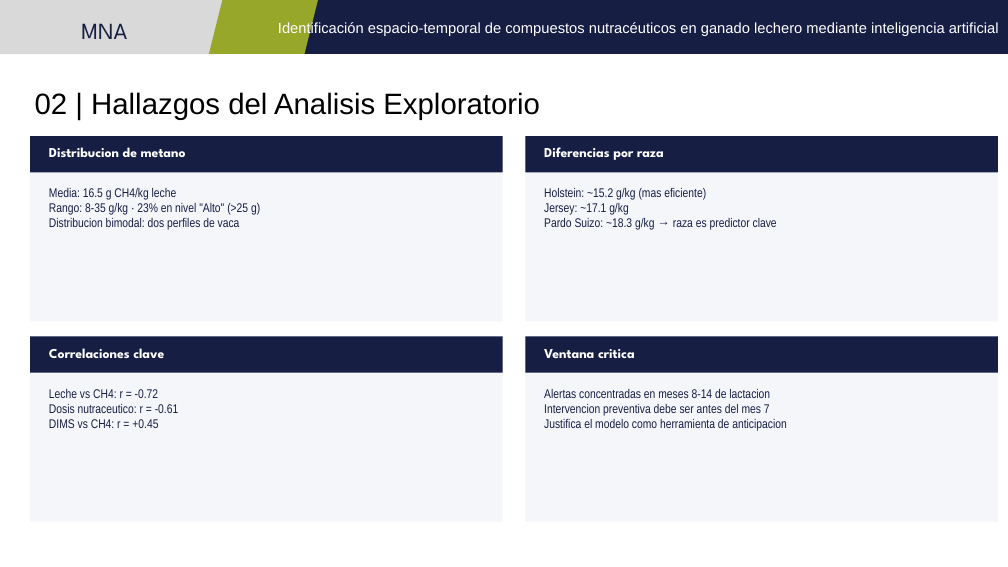
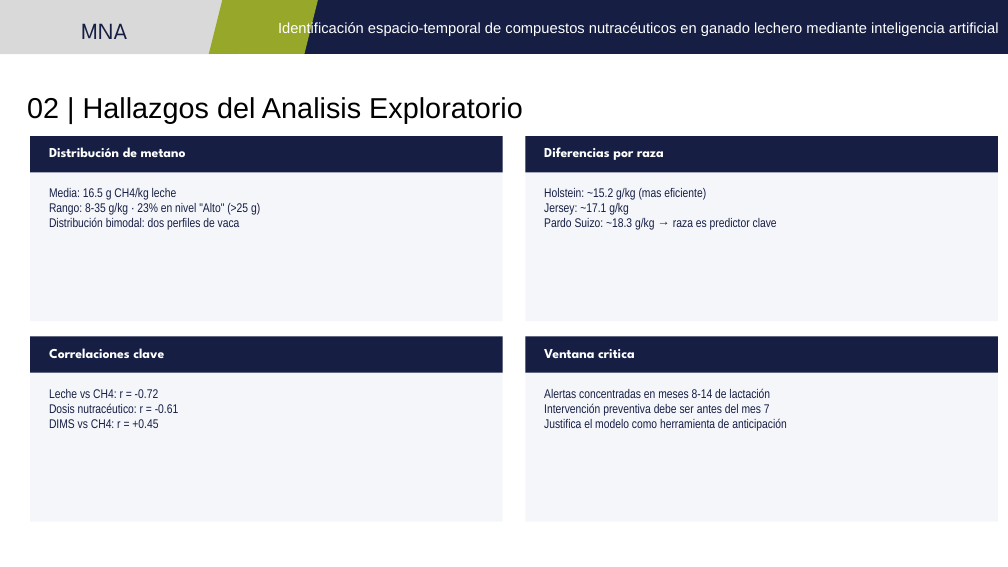
Before and after one commit to jperezg86/ml-nutraceuticos-ganado-lechero, a slide deck: slide 4 of docs/Presentacion_E6_v3_FINAL_Equipo48.pptx. Drawn at 1008x567 pixels with LibreOffice and Linux fonts; fonts in the diff are those of the drawing. Boxes give left, top, right and bottom in pixels: in the first picture for what was removed or moved away, otherwise in the second. Text is boxed around its words. In the diff, an @@ line names an element or a change of style, - is before the commit and + after.

```diff
--- a/docs/Presentacion_E6_v3_FINAL_Equipo48.pptx
+++ b/docs/Presentacion_E6_v3_FINAL_Equipo48.pptx
@@ title "02 | Hallazgos del Analisis ..." at (27,97,523,123): size 28 to 27.4 pt @@
@@ text at (49,147,186,157): text changed @@
-Distribucion de metano
+Distribución de metano
@@ text at (49,217,240,230): text changed @@
-Distribucion bimodal: dos perfiles de vaca
+Distribución bimodal: dos perfiles de vaca
@@ text at (544,388,787,431): text changed @@
-Alertas concentradas en meses 8-14 de lactacion
-Intervencion preventiva debe ser antes del mes 7
-Justifica el modelo como herramienta de anticipacion
+Alertas concentradas en meses 8-14 de lactación
+Intervención preventiva debe ser antes del mes 7
+Justifica el modelo como herramienta de anticipación
@@ text at (49,403,179,413): text changed @@
-Dosis nutraceutico: r = -0.61
+Dosis nutracéutico: r = -0.61
```
Also in this commit, not shown: 16 other slides changed.
